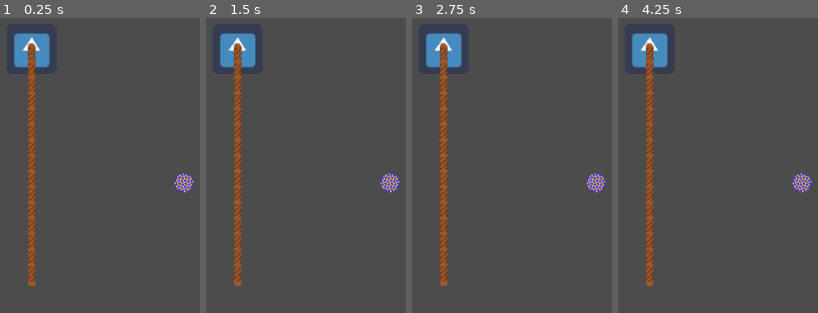
Above: before the commit, frames 1-4 (left to right).
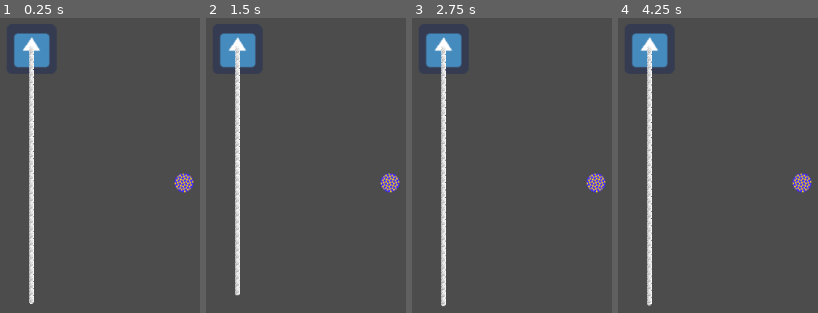
Above: after the commit, the same moments.

Repository: MarmotaGames/aracnotopia
Game: Godot game, scene res://rope/ropeTest.tscn
Two runs of this game, one before a commit and one after it. Both use one fixed random seed, a clock stepped at 60 frames per second and the inputs below. This scene is started directly instead of the project's main scene. The engine's default icon, where the game draws it, is replaced by a stand-in: a white triangle on a blue panel in a dark square.
Inputs (mouse positions are in pixels of both pictures, inside the frame that each line leads up to):
- Up to frame 1 (0.25 s): no input
- Up to frame 2 (1.5 s): move the mouse to (outside the picture) at 0.52 s; hold Right (ui_right) 0.53-1.28 s; click (outside the picture) at 0.67 s; move the mouse to (outside the picture) at 1.27 s; hold Down (ui_down) from 1.28 s (still down)
- Up to frame 3 (2.75 s): move the mouse to (outside the picture) at 2.02 s; release Down (ui_down) at 2.03 s; hold Right (ui_right) from 2.03 s (still down)
- Up to frame 4 (4.25 s): move the mouse to (638, 206) at 2.77 s; release Right (ui_right) at 2.78 s; hold Up (ui_up) 2.78-3.53 s; click (638, 206) at 2.92 s; move the mouse to (outside the picture) at 3.52 s; hold Left (ui_left) from 3.53 s (still down)

The runs differ from the first frame. In frame 1, 3.4% of the frame differs, in the area x 13-18%, y 8-97%; in frame 2, 3.3%; in frame 3, 3.4%, in the area x 13-18%, y 8-98%; in frame 4, 3.4%.

Commit message:
Improved the web asset and shrinked the rope

Diff:
--- a/GodotProject/rope/rope.gd
+++ b/GodotProject/rope/rope.gd
@@ -1,6 +1,6 @@
 extends Node2D
 
-var PIECE = preload("res://rope//longPiece.tscn")
+var PIECE = preload("res://rope//smallPiece.tscn")
 
 export (int) var pieces = 1
 
--- a/GodotProject/rope/ropeTest.tscn
+++ b/GodotProject/rope/ropeTest.tscn
@@ -6,7 +6,8 @@
 [node name="Node2D" index="0" instance=ExtResource( 1 )]
 
 position = Vector2( 476.647, 219.442 )
-pieces = 15
+_sections_unfolded = [ "Transform" ]
+pieces = 35
 
 [node name="Ball" parent="." index="2" instance=ExtResource( 2 )]
 
--- /dev/null
+++ b/GodotProject/rope/smallPiece.tscn
@@ -0,0 +1,52 @@
+[gd_scene load_steps=3 format=2]
+
+[ext_resource path="res://assets/rope/web3.png" type="Texture" id=1]
+
+[sub_resource type="CapsuleShape2D" id=1]
+
+custom_solver_bias = 0.0
+radius = 3.0
+height = 6.0
+
+[node name="Link" type="RigidBody2D"]
+
+position = Vector2( 0, 9 )
+input_pickable = false
+collision_layer = 1
+collision_mask = 1
+mode = 0
+mass = 1.0
+friction = 1.0
+bounce = 0.0
+gravity_scale = 5.0
+custom_integrator = false
+continuous_cd = 0
+contacts_reported = 0
+contact_monitor = false
+sleeping = false
+can_sleep = true
+linear_velocity = Vector2( 0, 0 )
+linear_damp = -1.0
+angular_velocity = 0.0
+angular_damp = -1.0
+_sections_unfolded = [ "Transform" ]
+
+[node name="CollisionShape2D" type="CollisionShape2D" parent="." index="0"]
+
+shape = SubResource( 1 )
+_sections_unfolded = [ "Transform" ]
+
+[node name="Joint" type="PinJoint2D" parent="CollisionShape2D" index="0"]
+
+node_a = NodePath("")
+node_b = NodePath("")
+bias = 0.9
+disable_collision = true
+softness = 0.1
+
+[node name="Sprite" type="Sprite" parent="CollisionShape2D/Joint" index="0"]
+
+position = Vector2( 0, -7 )
+scale = Vector2( 0.6, 0.7 )
+texture = ExtResource( 1 )
+_sections_unfolded = [ "Material", "Transform" ]
--- a/GodotProject/rope/web.tscn
+++ b/GodotProject/rope/web.tscn
@@ -1,6 +1,7 @@
 [gd_scene load_steps=2 format=2]
 
-[ext_resource path="res://assets/web2.png" type="Texture" id=1]
+[ext_resource path="res://assets/rope/web2.png" type="Texture" id=1]
+
 
 [node name="Sprite" type="Sprite"]
 
Renamed: GodotProject/assets/web2.png -> GodotProject/assets/rope/web2.png
Not shown, changed: GodotProject/assets/rope/web2.png.import
Binary file added: GodotProject/assets/rope/web3.png
Not shown, changed: GodotProject/assets/rope/web3.png.import
Renamed: GodotProject/assets/webThreadTransparency.png -> GodotProject/assets/rope/webThreadTransparency.png
Not shown, added: GodotProject/assets/rope/webThreadTransparency.png.import
